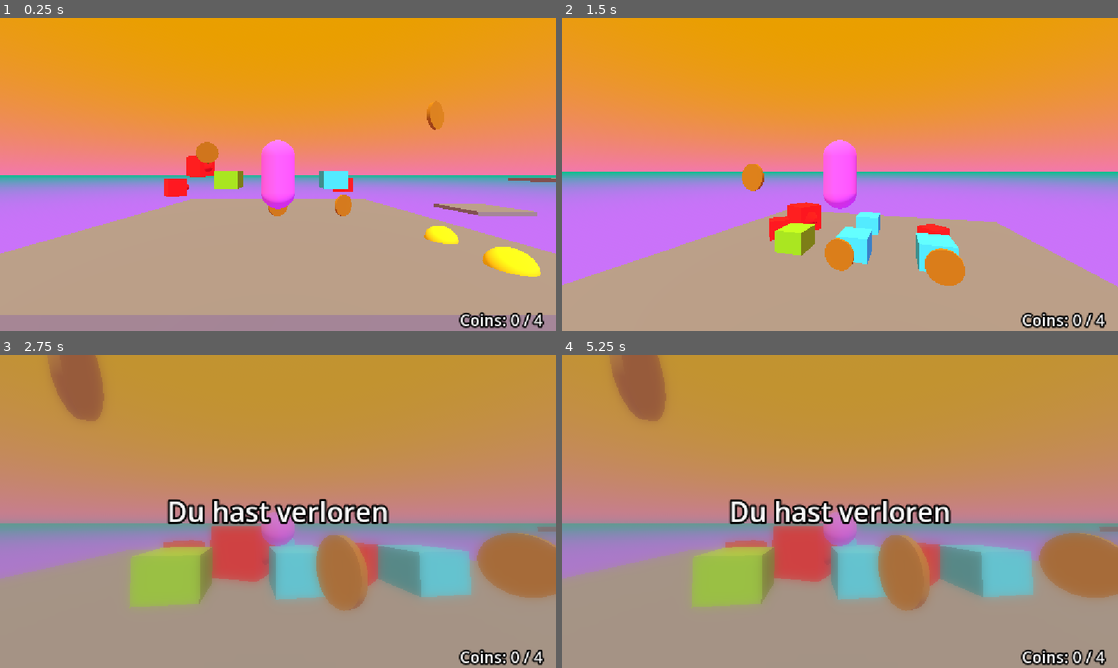
Above: before the commit, frames 1-4 (two rows, left to right).
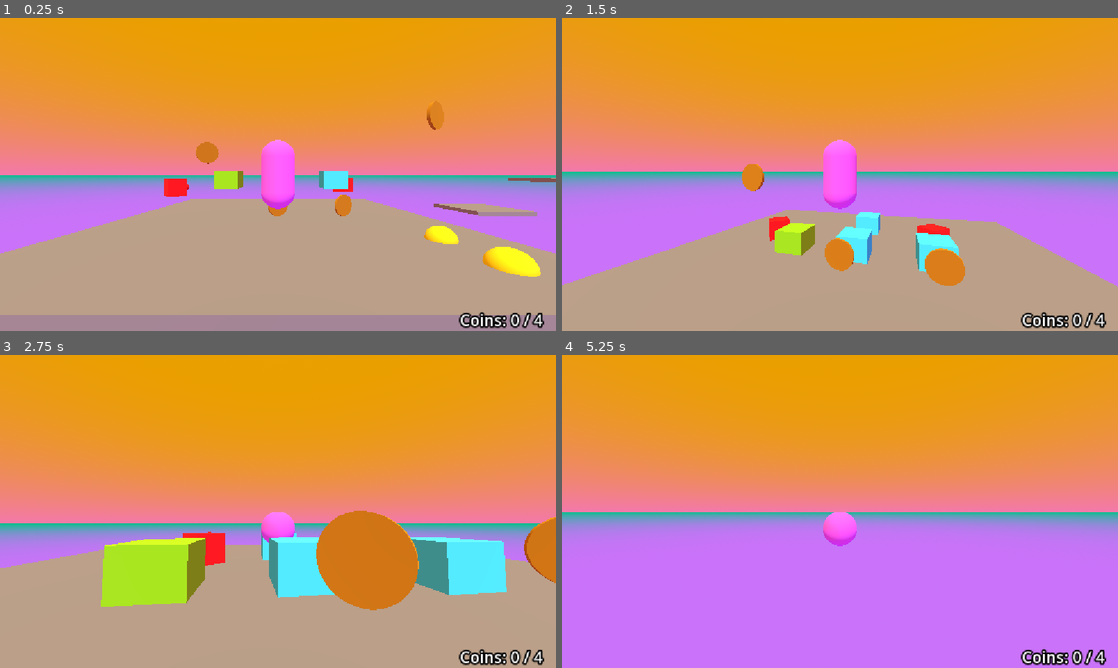
Above: after the commit, the same moments.

Repository: 17Dodecahedrons/Spieleentwicklungskurs
Game: Godot game, scene res://szenen/level_1.tscn
Two runs of this game, one before a commit and one after it. Both use one fixed random seed, a clock stepped at 60 frames per second and the inputs below.
Inputs (mouse positions are in pixels of both pictures, inside the frame that each line leads up to):
- Up to frame 1 (0.25 s): no input
- Up to frame 2 (1.5 s): move the mouse to (867, 174) at 0.52 s; hold Ctrl (crouch) 0.53-1.28 s; hold W (forward) from 0.53 s (still down); tap Space (jump) at 0.77 s; move the mouse to (812, 174) at 1.27 s; tap Shift (sprint) at 1.35 s
- Up to frame 3 (2.75 s): keep holding W (forward); tap Space (jump) at 1.52 s; move the mouse to (289, 505) at 2.02 s; hold Ctrl (crouch) from 2.03 s (still down)
- Up to frame 4 (5.25 s): keep holding W (forward); move the mouse to (834, 517) at 2.77 s; release Ctrl (crouch) at 2.78 s; tap Shift (sprint) at 2.85, 4.35 s; tap Space (jump) at 3.02, 3.77, 4.52 s; move the mouse to (878, 514) at 3.52 s; hold Ctrl (crouch) 3.53-4.28 s; move the mouse to (795, 508) at 4.27 s; move the mouse to (845, 511) at 5.02 s; hold Ctrl (crouch) from 5.03 s (still down)

The runs differ from the first frame. In frame 1, 0.3% of the frame differs, in the area x 33-39%, y 44-51%; in frame 2, 0.4%; in frame 3, 77%; in frame 4, 100%, in the area x 0-100%, y 0-100%.

Commit message:
removed somehting from sectoin 6.3

Diff:
--- a/szenen/level_1.tscn
+++ b/szenen/level_1.tscn
@@ -127,11 +127,4 @@
 [node name="Gegner2" parent="Gegner" unique_id=51566157 instance=ExtResource("8_axrqy")]
 transform = Transform3D(-0.6664375, 0, 0.74556094, 0, 1, 0, -0.74556094, 0, -0.6664375, 4.799965, 2.2393608, -3.0824366)
 
-[node name="Gegner3" parent="Gegner" unique_id=94570109 instance=ExtResource("8_axrqy")]
-transform = Transform3D(-0.7028561, 0, -1.3646312, 0, 1.535, 0, 1.3646312, 0, -0.7028561, -6.064536, 3.615151, -4.063231)
-
-[node name="CharacterBody3D" parent="Gegner/Gegner3" index="0" unique_id=1359034901]
-speed = 15.0
-
 [editable path="Boxen/Box2"]
-[editable path="Gegner/Gegner3"]
